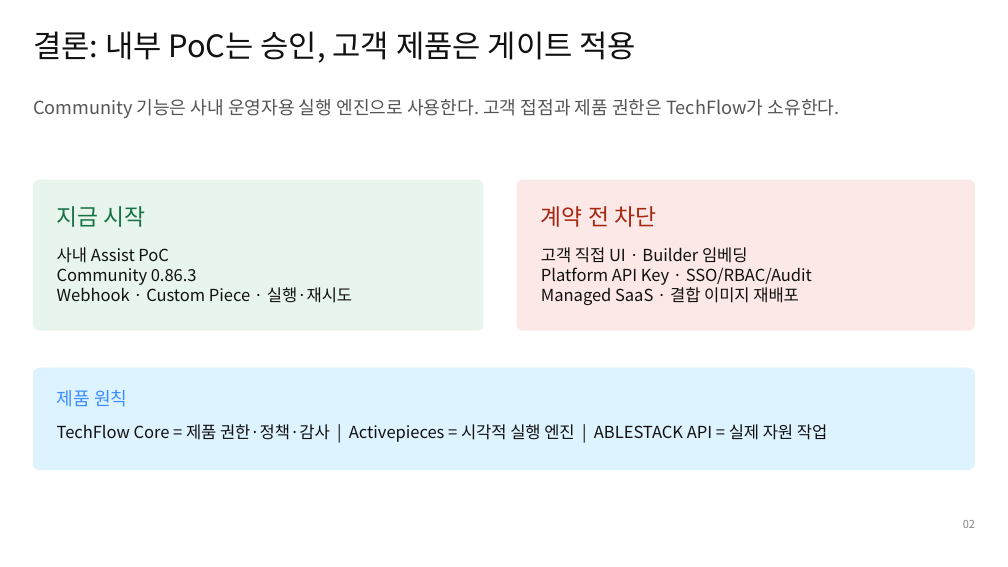
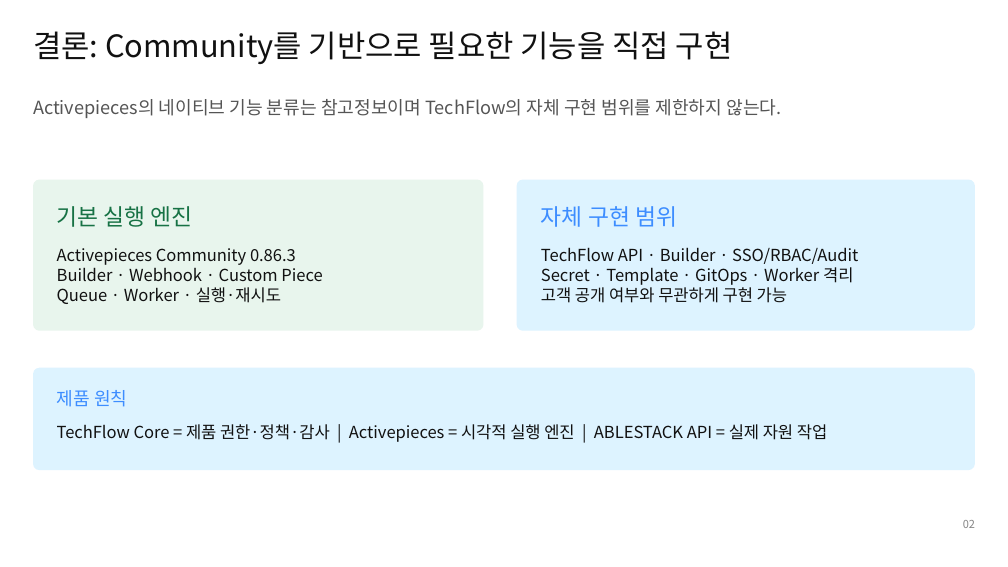
Before and after one commit to ablecloud-team/ablestack-techflow, a slide deck: slide 2 of output/presentation/activepieces-license-review.pptx. Drawn at 1008x567 pixels with LibreOffice and Linux fonts; fonts in the diff are those of the drawing. Boxes give left, top, right and bottom in pixels: in the first picture for what was removed or moved away, otherwise in the second. Text is boxed around its words. In the diff, an @@ line names an element or a change of style, - is before the commit and + after.

Commit message:
docs: TechFlow 자체 구현 원칙 명확화

```diff
--- a/output/presentation/activepieces-license-review.pptx
+++ b/output/presentation/activepieces-license-review.pptx
@@ text at (33, 31, 733, 64): text changed @@
-결론: 내부 PoC는 승인, 고객 제품은 게이트 적용
+결론: Community를 기반으로 필요한 기능을 직접 구현
@@ text at (33, 99, 781, 118): text changed @@
-Community 기능은 사내 운영자용 실행 엔진으로 사용한다. 고객 접점과 제품 권한은 TechFlow가 소유한다.
+Activepieces의 네이티브 기능 분류는 참고정보이며 TechFlow의 자체 구현 범위를 제한하지 않는다.
@@ text at (57, 206, 193, 227): text changed @@
-지금 시작
+기본 실행 엔진
@@ rounded rectangle at (516, 180, 975, 331): fill #FCE8E6 to #DDF3FF @@
@@ text at (541, 206, 677, 227): text changed; text colour #A52714 to #3D8DFF @@
-계약 전 차단
+자체 구현 범위
@@ text at (57, 248, 322, 304): text changed @@
-사내 Assist PoC
-Community 0.86.3
-Webhook · Custom Piece · 실행·재시도
+Activepieces Community 0.86.3
+Builder · Webhook · Custom Piece
+Queue · Worker · 실행·재시도
@@ text at (541, 247, 858, 303): text changed @@
-고객 직접 UI · Builder 임베딩
-Platform API Key · SSO/RBAC/Audit
-Managed SaaS · 결합 이미지 재배포
+TechFlow API · Builder · SSO/RBAC/Audit
+Secret · Template · GitOps · Worker 격리
+고객 공개 여부와 무관하게 구현 가능
```
Also in this commit, not shown: 7 other slides changed, 1 slide added, 1 slide removed, 9 other files.
